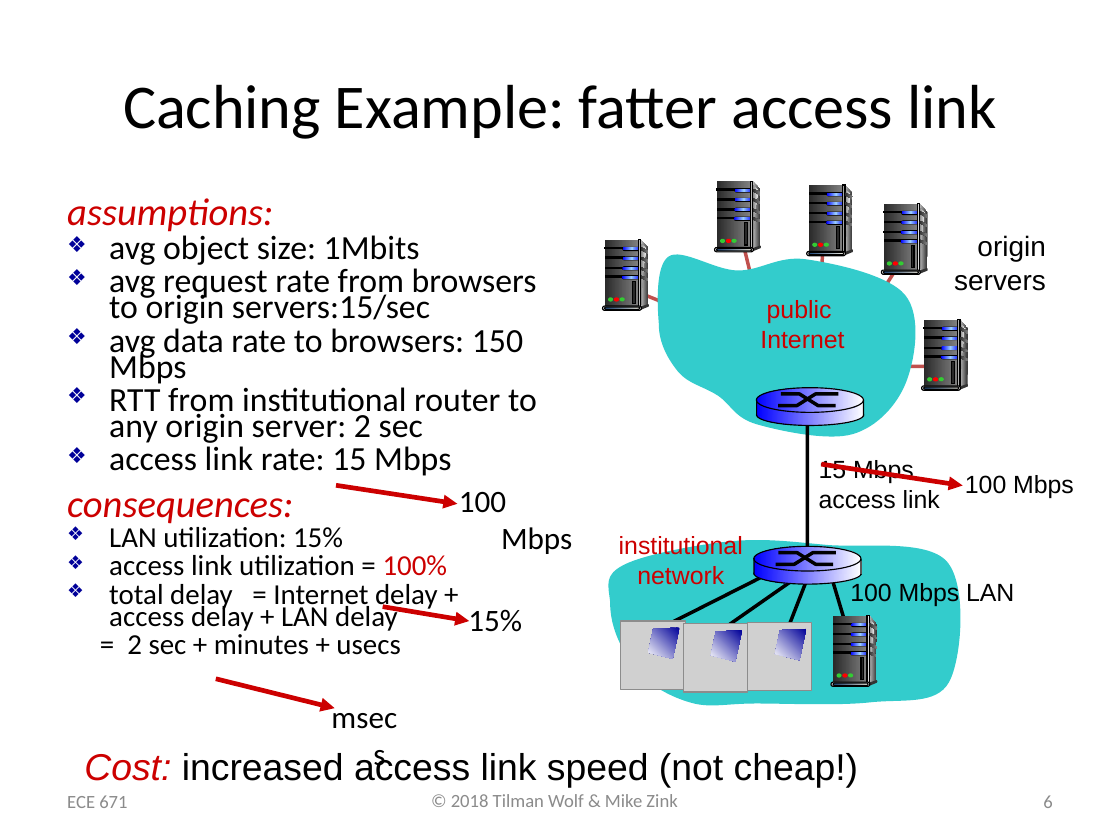
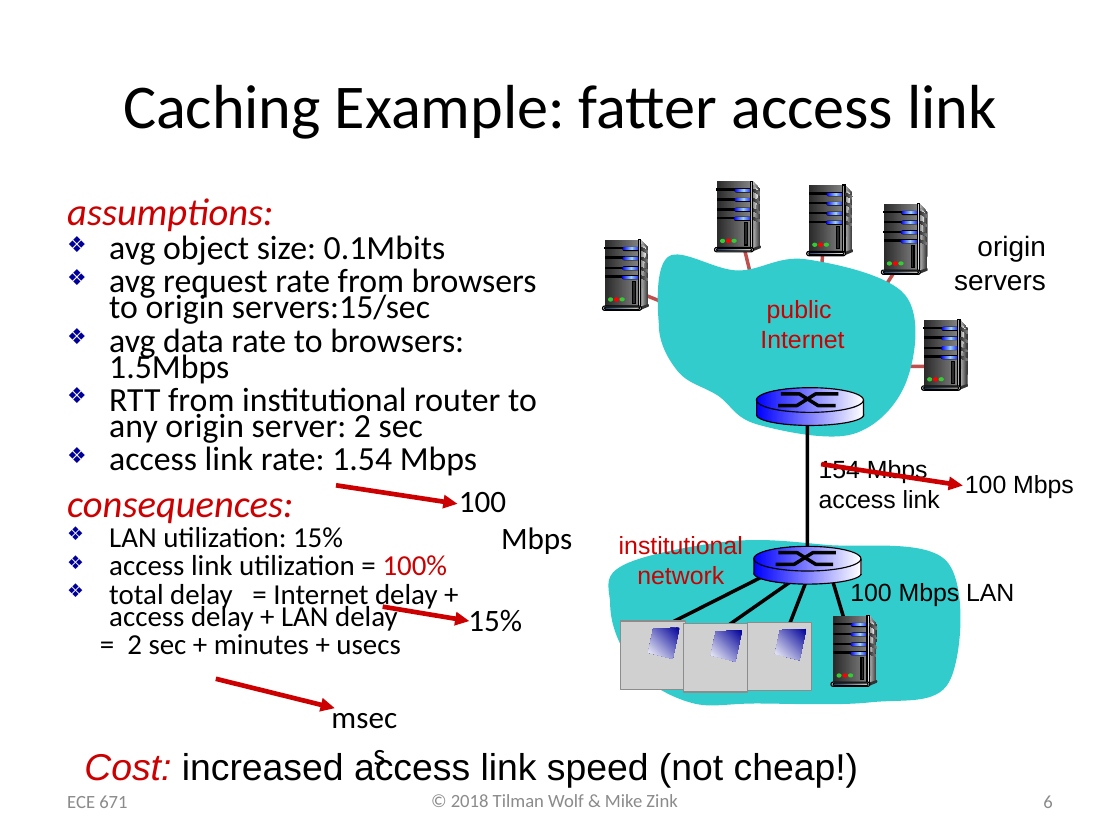
Before and after one commit to 100sun/network, a slide deck: slide 6 of chp2.pptx. Drawn at 1120x840 pixels with LibreOffice and Linux fonts; fonts in the diff are those of the drawing; grey boxes stand for pictures. Boxes give left, top, right and bottom in pixels: in the first picture for what was removed or moved away, otherwise in the second. Text is boxed around its words. In the diff, an @@ line names an element or a change of style, - is before the commit and + after.

```diff
--- a/chp2.pptx
+++ b/chp2.pptx
@@ text at bbox=[109, 231, 446, 265]: text changed @@
-❖ avg object size: 1Mbits
+❖ avg object size: 0.1Mbits
@@ text at bbox=[109, 328, 464, 384]: text changed @@
-❖ avg data rate to browsers: 150 Mbps
+❖ avg data rate to browsers: 1.5Mbps
@@ text at bbox=[109, 446, 477, 476]: text changed @@
-❖ access link rate: 15 Mbps
+❖ access link rate: 1.54 Mbps
@@ text at bbox=[819, 460, 928, 483]: text changed @@
-15 Mbps
+154 Mbps
```
Also in this commit, not shown: 1 other slide changed, 2 other files.
